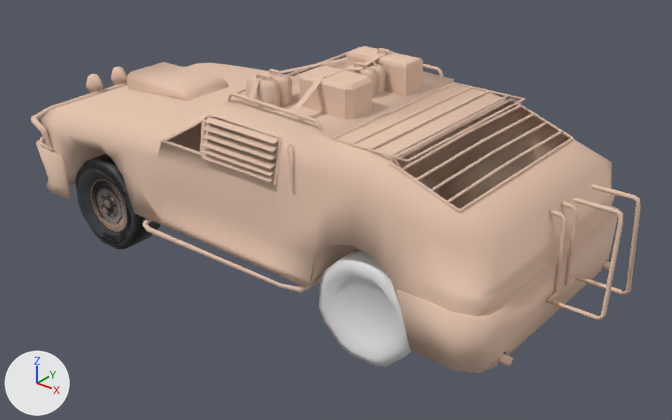
One commit to the Blender file MustandPostApocolyptic.blend: the scene before it, then after it.
Before and after are seen from a 50 mm lens placed at (3.0, -3.35, 2.08), pointed at (0.34, -0.02, 0.01). The lights are fixed; the arrows at lower left show +X, +Y and +Z.

Objects in the first picture: 'Rear', 'Wheel', 'Wheel.003'.
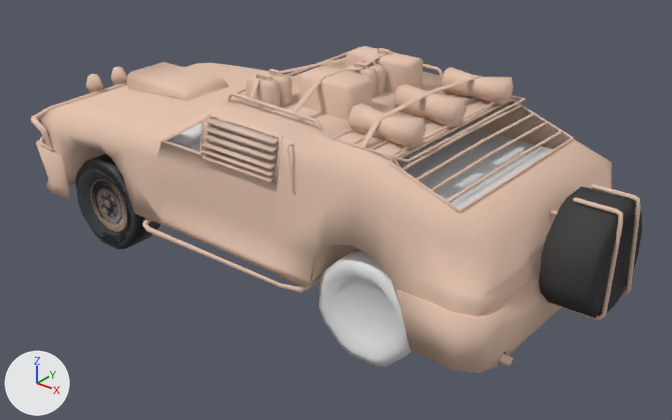
What differs and where, as boxes [x1, y1, x2, y2] in the pictures (672 x 420 px):
'Rear', reshaped: before [31, 46, 641, 373]; after [31, 46, 642, 373]
'Plane', added: after [167, 117, 553, 209]
part 1 of me_cube, added: after [360, 75, 481, 147]
part 2 of me_cube, added: after [441, 67, 513, 105]
part 3 of me_cube, added: after [348, 103, 426, 148]
part 4 of me_cube, added: after [393, 84, 466, 127]
part 5 of me_cube, built on: before [546, 279, 626, 319]; after [539, 187, 642, 319]
part 6 of me_cube, shading changed: [200, 54, 423, 185] in both

What the commit changed:
Material 'Wheel' (mat_wheel) is new.
Its base color is (0.0637, 0.0637, 0.0637) (dark grey #474747).
me_cube is used by ob_rear; location (0.0, 0.0, 0.0).
me_cube had 1885 vertices, 1613 faces and spanned x -1.48..1.83, y -0.67..0.67, z -0.13..0.83.
me_cube now has 2068 vertices, 1810 faces and spans x -1.48..1.83, y -0.67..0.67, z -0.13..0.83.
me_cube part 1: a new loose piece of 40 vertices spanning x 0.83..0.88, y -0.48..0.48, z 0.62..0.73, in mat_car (its picture is missing).
me_cube part 2: a new loose piece of 26 vertices spanning x 0.71..1.06, y 0.29..0.45, z 0.63..0.74, in mat_car (its picture is missing).
me_cube part 3: a new loose piece of 26 vertices spanning x 0.68..1.04, y -0.4..-0.26, z 0.63..0.74, in mat_car (its picture is missing).
me_cube part 4: a new loose piece of 26 vertices spanning x 0.68..1.04, y -0.08..0.07, z 0.63..0.74, in mat_car (its picture is missing).
Part 5, on me_cube:
16 faces are deleted.
2 vertices move within x 1.58, y -0.13..0.13, z -0.01.
49 vertices are added at x 1.58..1.82, y -0.25..0.25, z -0.03..0.46.
16 new vertices lie (0.22, 0.0, 0.0) away from vertices in x 1.58, y -0.25..0.25, z -0.03..0.46.
71 new faces join them, mat_wheel (dark grey #474747).
16 new faces join them, mat_car (its picture is missing).
me_cube part 6: 176 kept faces spanning x -0.5..0.65, y -0.63..0.63, z -0.07..0.8 are now shaded smooth.
me_cube now uses material mat_wheel (dark grey #474747).
Mesh me_plane_001 is new.
It has 62 vertices, 47 faces and spans x -0.48..1.35, y -0.55..0.55, z 0.0..0.61.
Object 'Plane' (ob_plane) is new; it shows me_plane_001.
Its location is (0.0, 0.0, 0.0).
